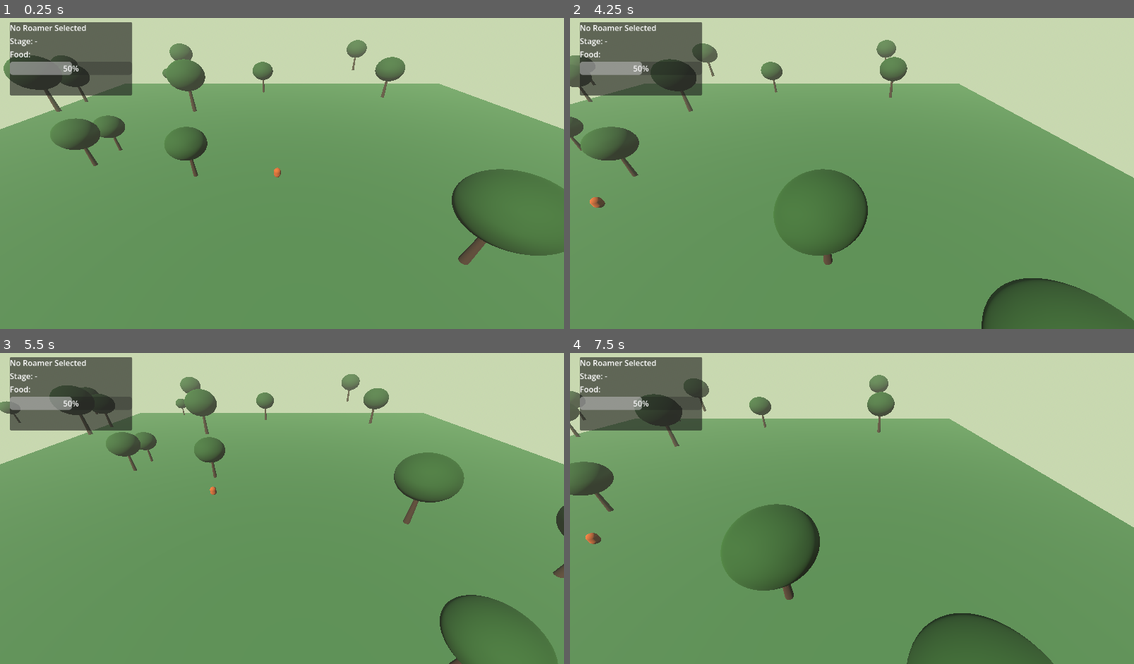
Above: before the commit, frames 1-4 (two rows, left to right).
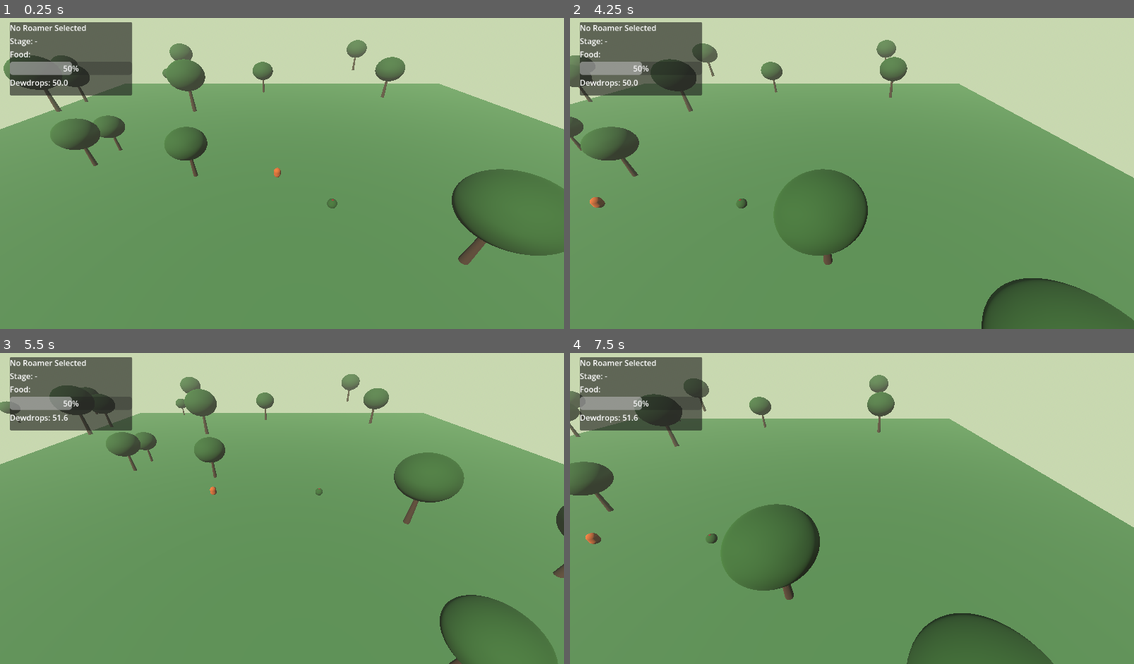
Above: after the commit, the same moments.

Repository: Ronana/Habitat
Game: Godot game, scene res://scenes/garden.tscn
The game is run twice, just before and just after one commit, with the same random seed, the same clock (stepped at 60 frames per second) and the same inputs.
Inputs (mouse positions are in pixels of both pictures, inside the frame that each line leads up to):
- Up to frame 1 (0.25 s): no input
- Up to frame 2 (4.25 s): move the mouse to (976, 154) at 0.52 s; hold Right (ui_right) 0.53-1.28 s; click (976, 154) at 0.67 s; move the mouse to (739, 185) at 1.27 s; hold Down (ui_down) 1.28-2.03 s; move the mouse to (908, 101) at 2.02 s; hold Right (ui_right) 2.03-2.78 s; move the mouse to (823, 232) at 2.77 s; hold Up (ui_up) 2.78-3.53 s; click (823, 232) at 2.92 s; move the mouse to (1021, 217) at 3.52 s; hold Left (ui_left) from 3.53 s (still down)
- Up to frame 3 (5.5 s): move the mouse to (112, 458) at 4.27 s; move the mouse to (310, 505) at 5.02 s; release Left (ui_left) at 5.03 s; hold Down (ui_down) from 5.03 s (still down); click (310, 505) at 5.17 s
- Up to frame 4 (7.5 s): move the mouse to (767, 427) at 5.77 s; release Down (ui_down) at 5.78 s; hold Right (ui_right) 5.78-6.53 s; move the mouse to (976, 489) at 6.52 s; hold Up (ui_up) 6.53-7.28 s; move the mouse to (739, 520) at 7.27 s; hold Right (ui_right) from 7.28 s (still down); click (739, 520) at 7.42 s

The runs differ from the first frame. In frame 1, 0.2% of the frame differs, in the area x 1-60%, y 19-62%; in frame 2, 0.2%, in the area x 1-32%, y 19-62%; in frame 3, 0.1%; in frame 4, 0.2%.

Commit message:
Currency System, berry bush food item, Roamer Hunger AI

Diff:
--- a/habitat/project.godot
+++ b/habitat/project.godot
@@ -15,6 +15,10 @@
 config/features=PackedStringArray("4.6", "Forward Plus")
 config/icon="res://icon.svg"
 
+[autoload]
+
+CurrencyManager="*uid://ccba6g3pxf5bi"
+
 [physics]
 
 3d/physics_engine="Jolt Physics"
--- /dev/null
+++ b/habitat/scenes/berry_bush.tscn
@@ -0,0 +1,36 @@
+[gd_scene format=3 uid="uid://drmbu2mtd3pfq"]
+
+[ext_resource type="Script" uid="uid://g55xqin214yr" path="res://scripts/berry_bush.gd" id="1_2f0f0"]
+
+[sub_resource type="StandardMaterial3D" id="StandardMaterial3D_xykto"]
+albedo_color = Color(0.1764706, 0.3529412, 0.11764706, 1)
+
+[sub_resource type="SphereMesh" id="SphereMesh_johh4"]
+material = SubResource("StandardMaterial3D_xykto")
+
+[sub_resource type="StandardMaterial3D" id="StandardMaterial3D_dy85o"]
+albedo_color = Color(0.54509807, 0.101960786, 0.101960786, 1)
+
+[sub_resource type="SphereMesh" id="SphereMesh_c4udp"]
+material = SubResource("StandardMaterial3D_dy85o")
+radius = 0.15
+height = 0.3
+
+[sub_resource type="SphereShape3D" id="SphereShape3D_g2tf3"]
+radius = 2.0
+
+[node name="BerryBush" type="Node3D" unique_id=1691809664]
+script = ExtResource("1_2f0f0")
+
+[node name="Bush" type="MeshInstance3D" parent="." unique_id=651570220]
+transform = Transform3D(1, 0, 0, 0, 1, 0, 0, 0, 1, 0, 0.5, 0)
+mesh = SubResource("SphereMesh_johh4")
+
+[node name="Berries" type="MeshInstance3D" parent="." unique_id=267858299]
+transform = Transform3D(1, 0, 0, 0, 1, 0, 0, 0, 1, 0, 0.9, 0)
+mesh = SubResource("SphereMesh_c4udp")
+
+[node name="FoodArea" type="Area3D" parent="." unique_id=1913970936]
+
+[node name="CollisionShape3D" type="CollisionShape3D" parent="FoodArea" unique_id=700464419]
+shape = SubResource("SphereShape3D_g2tf3")
--- a/habitat/scenes/garden.tscn
+++ b/habitat/scenes/garden.tscn
@@ -6,6 +6,7 @@
 [ext_resource type="PackedScene" uid="uid://c017yserk35hg" path="res://creatures/glowfox.tscn" id="4_k83q7"]
 [ext_resource type="PackedScene" uid="uid://xx6vrleum50s" path="res://scenes/player_cursor.tscn" id="5_77qwg"]
 [ext_resource type="PackedScene" uid="uid://cy1idyk70n5br" path="res://scenes/roamer_ui.tscn" id="6_o5anx"]
+[ext_resource type="PackedScene" uid="uid://drmbu2mtd3pfq" path="res://scenes/berry_bush.tscn" id="7_wdstj"]
 
 [sub_resource type="StandardMaterial3D" id="StandardMaterial3D_b0h10"]
 albedo_color = Color(0.2901961, 0.4862745, 0.24705882, 1)
@@ -63,3 +64,6 @@
 [node name="PlayerCursor" parent="." unique_id=2047336941 instance=ExtResource("5_77qwg")]
 
 [node name="RoamerUI" parent="." unique_id=1002129976 instance=ExtResource("6_o5anx")]
+
+[node name="BerryBush" parent="." unique_id=1691809664 groups=["food"] instance=ExtResource("7_wdstj")]
+transform = Transform3D(1, 0, 0, 0, 1, 0, 0, 0, 1, 5, 0, 5)
--- a/habitat/scenes/roamer_ui.tscn
+++ b/habitat/scenes/roamer_ui.tscn
@@ -31,3 +31,7 @@
 layout_mode = 2
 max_value = 1.0
 value = 0.5
+
+[node name="CurrencyLabel" type="Label" parent="Panel/VBoxContainer" unique_id=752218013]
+layout_mode = 2
+text = "💧 Dewdrops: 50"
--- /dev/null
+++ b/habitat/scripts/berry_bush.gd
@@ -0,0 +1,32 @@
+extends Node3D
+
+var food_value: float = 0.3
+var eat_cooldown: float = 3.0
+var cooldown_timer: float = 0.0
+var is_depleted: bool = false
+
+func _ready():
+	$FoodArea.body_entered.connect(_on_body_entered)
+
+func _process(delta):
+	if cooldown_timer > 0:
+		cooldown_timer -= delta
+
+func _on_body_entered(body):
+	if is_depleted:
+		return
+	if cooldown_timer > 0:
+		return
+
+	# Walk up tree to find roamer
+	var node = body
+	while node:
+		if node.is_in_group("roamers"):
+			feed_roamer(node)
+			return
+		node = node.get_parent()
+
+func feed_roamer(roamer):
+	roamer.feed(food_value)
+	cooldown_timer = eat_cooldown
+	print("Roamer ate from berry bush!")
--- /dev/null
+++ b/habitat/scripts/currency_manager.gd
@@ -0,0 +1,24 @@
+extends Node
+
+signal dewdrops_changed(new_amount)
+
+var dewdrops: float = 50.0
+var eldermoss: int = 0
+
+func add_dewdrops(amount: float):
+	dewdrops += amount
+	emit_signal("dewdrops_changed", dewdrops)
+	print("Dewdrops: ", dewdrops)
+
+func spend_dewdrops(amount: float) -> bool:
+	if dewdrops >= amount:
+		dewdrops -= amount
+		emit_signal("dewdrops_changed", dewdrops)
+		print("Spent ", amount, " Dewdrops. Remaining: ", dewdrops)
+		return true
+	print("Not enough Dewdrops!")
+	return false
+
+func add_eldermoss(amount: int):
+	eldermoss += amount
+	print("Eldermoss: ", eldermoss)
--- a/habitat/scripts/roamer_base.gd
+++ b/habitat/scripts/roamer_base.gd
@@ -10,6 +10,11 @@
 var idle_timer: float = 0.0
 var move_speed: float = 2.5
 var gravity: float = -20.0
+var dewdrop_timer: float = 0.0
+var dewdrop_interval: float = 5.0
+var hunger_threshold: float = 0.4
+var food_seek_timer: float = 0.0
+var food_seek_interval: float = 5.0
 
 # Needs — each fills from 0.0 to 1.0
 var needs = {
@@ -42,8 +47,39 @@
 			handle_wandering(delta)
 		State.IDLE:
 			handle_idle(delta)
+	# Earn Dewdrops when Roamer is happy
+	dewdrop_timer += delta
+	if dewdrop_timer >= dewdrop_interval:
+		dewdrop_timer = 0.0
+		var earned = happiness * 2.0
+		CurrencyManager.add_dewdrops(earned)
+	# Seek food when hungry
+	food_seek_timer += delta
+	if food_seek_timer >= food_seek_interval:
+		food_seek_timer = 0.0
+		if needs["food"] < hunger_threshold:
+			seek_nearest_food()
+	move_and_slide()
 
-	move_and_slide()
+func seek_nearest_food():
+	var food_items = get_tree().get_nodes_in_group("food")
+	if food_items.is_empty():
+		return
+
+	var nearest = null
+	var nearest_dist = INF
+
+	for item in food_items:
+		var dist = global_position.distance_to(item.global_position)
+		if dist < nearest_dist:
+			nearest_dist = dist
+			nearest = item
+
+	if nearest:
+		move_to(nearest.global_position)
+		print(name, " is seeking food!")
+
+
 
 func update_needs(delta):
 	for need in needs:
--- a/habitat/scripts/roamer_ui.gd
+++ b/habitat/scripts/roamer_ui.gd
@@ -24,3 +24,13 @@
 	var stage_names = ["Appears", "Visits", "Resident", "Bonded"]
 	stage_label.text = "Stage: " + stage_names[tracked_roamer.attraction_stage]
 	food_bar.value = tracked_roamer.needs["food"]
+
+func _ready():
+	CurrencyManager.dewdrops_changed.connect(_on_dewdrops_changed)
+	update_currency()
+
+func _on_dewdrops_changed(_amount):
+	update_currency()
+
+func update_currency():
+	$Panel/VBoxContainer/CurrencyLabel.text = "Dewdrops: " + str(snappedf(CurrencyManager.dewdrops, 0.1))
Not shown, added: habitat/scripts/berry_bush.gd.uid
Not shown, added: habitat/scripts/currency_manager.gd.uid
